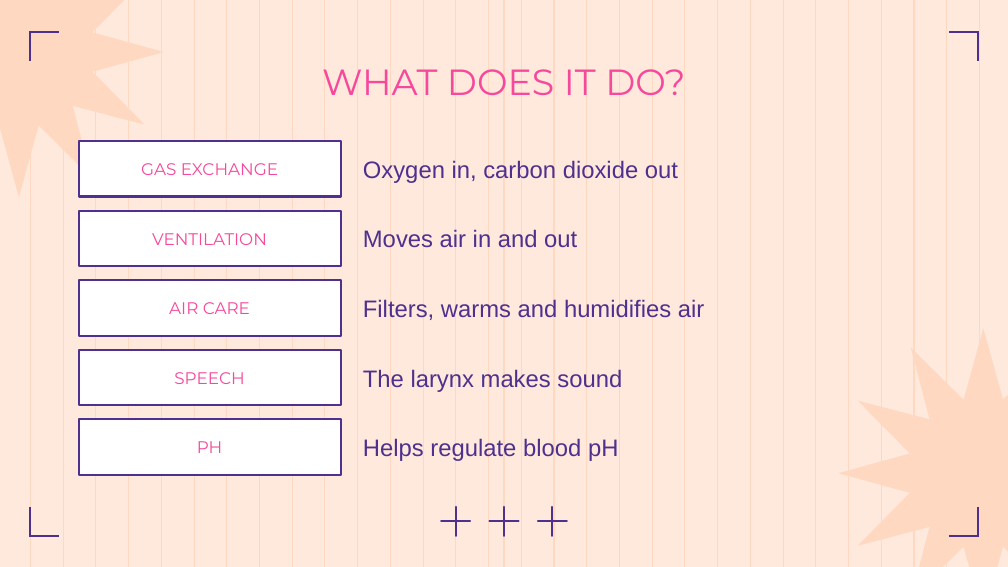
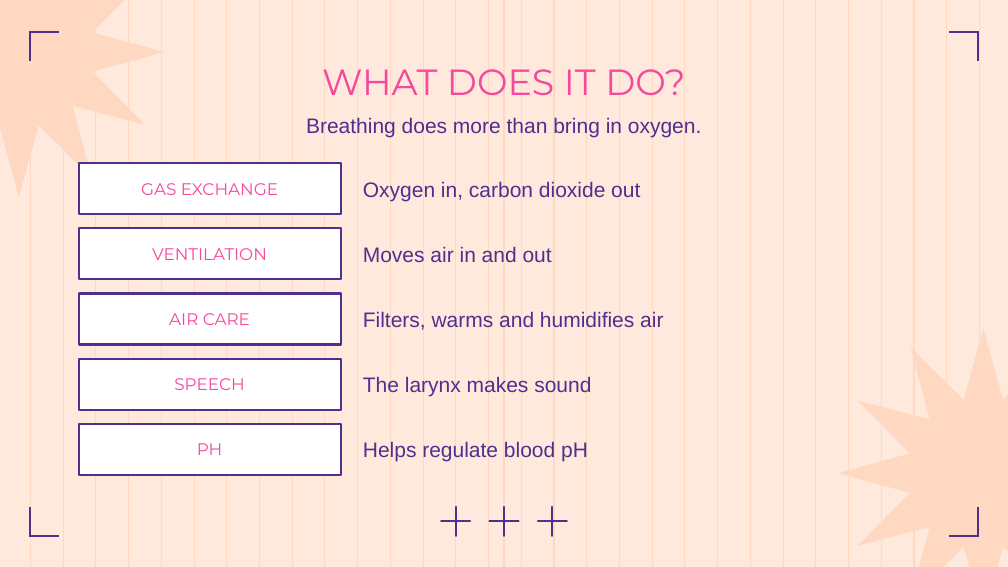
Before and after one commit to Ezkiel2004/Anthropotomy, a slide deck: slide 7 of docs/body-systems/respiratory-system.pptx (slide 6 before the commit). Drawn at 1008x567 pixels with LibreOffice and Linux fonts; fonts in the diff are those of the drawing. Boxes give left, top, right and bottom in pixels: in the first picture for what was removed or moved away, otherwise in the second. Text is boxed around its words. In the diff, an @@ line names an element or a change of style, - is before the commit and + after.

```diff
--- a/docs/body-systems/respiratory-system.pptx
+++ b/docs/body-systems/respiratory-system.pptx
@@ text added at bbox=[306, 117, 701, 138], 15 pt, text #4E308E @@
+Breathing does more than bring in oxygen.
@@ rectangle "GAS EXCHANGE": place and size @@
-rectangle "GAS EXCHANGE" at bbox=[79, 141, 341, 197]
+rectangle "GAS EXCHANGE" at bbox=[79, 163, 341, 215]
@@ size 17 to 15 pt in 5 elements at bbox=[363, 441, 588, 462], bbox=[363, 376, 591, 397], bbox=[363, 311, 663, 330], bbox=[363, 246, 552, 262], bbox=[363, 181, 640, 201] @@
@@ text "Oxygen in, carbon dioxide out": place and size @@
-text "Oxygen in, carbon dioxide out" at bbox=[363, 160, 678, 183]
+text "Oxygen in, carbon dioxide out" at bbox=[363, 181, 640, 201]
@@ rectangle "VENTILATION": place and size @@
-rectangle "VENTILATION" at bbox=[79, 211, 341, 266]
+rectangle "VENTILATION" at bbox=[79, 229, 341, 280]
@@ text "Moves air in and out": place and size @@
-text "Moves air in and out" at bbox=[363, 229, 577, 248]
+text "Moves air in and out" at bbox=[363, 246, 552, 262]
@@ rectangle "AIR CARE": place and size @@
-rectangle "AIR CARE" at bbox=[79, 280, 341, 336]
+rectangle "AIR CARE" at bbox=[79, 293, 341, 345]
@@ text "Filters, warms and humidifies air": place and size @@
-text "Filters, warms and humidifies air" at bbox=[363, 299, 704, 320]
+text "Filters, warms and humidifies air" at bbox=[363, 311, 663, 330]
@@ rectangle "SPEECH": place and size @@
-rectangle "SPEECH" at bbox=[79, 350, 341, 405]
+rectangle "SPEECH" at bbox=[79, 359, 341, 410]
@@ text "The larynx makes sound": place and size @@
-text "The larynx makes sound" at bbox=[363, 369, 622, 392]
+text "The larynx makes sound" at bbox=[363, 376, 591, 397]
@@ rectangle "PH": place and size @@
-rectangle "PH" at bbox=[79, 419, 341, 475]
+rectangle "PH" at bbox=[79, 423, 341, 475]
```
Also in this commit, not shown: 5 other slides changed, 1 slide added, 10 other files.
